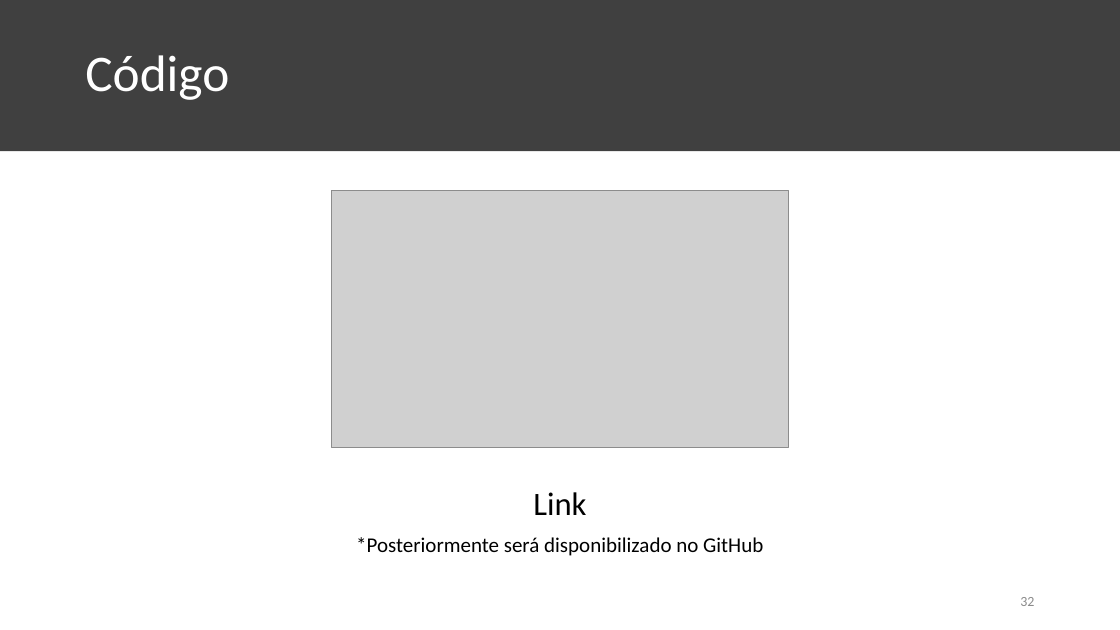
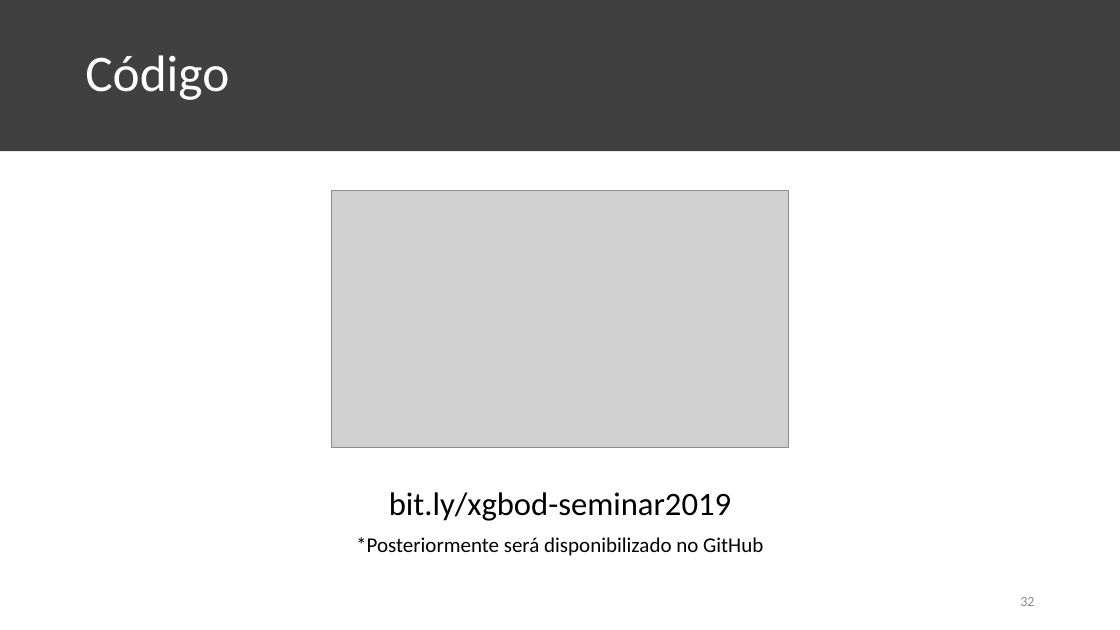
Before and after one commit to KaioAlex/DigitalSecurity, a slide deck: slide 32 of XGBOD-Seminar/XGBOD Seminar.pptx. Drawn at 1120x630 pixels with LibreOffice and Linux fonts; fonts in the diff are those of the drawing; grey boxes stand for pictures. Boxes give left, top, right and bottom in pixels: in the first picture for what was removed or moved away, otherwise in the second. Text is boxed around its words. In the diff, an @@ line names an element or a change of style, - is before the commit and + after.

Commit message:
Add link apresentacao

```diff
--- a/XGBOD-Seminar/XGBOD Seminar.pptx
+++ b/XGBOD-Seminar/XGBOD Seminar.pptx
@@ text at bbox=[389, 492, 731, 521]: text changed @@
-Link
+bit.ly/xgbod-seminar2019
```
Also in this commit, not shown: 1 other file.
